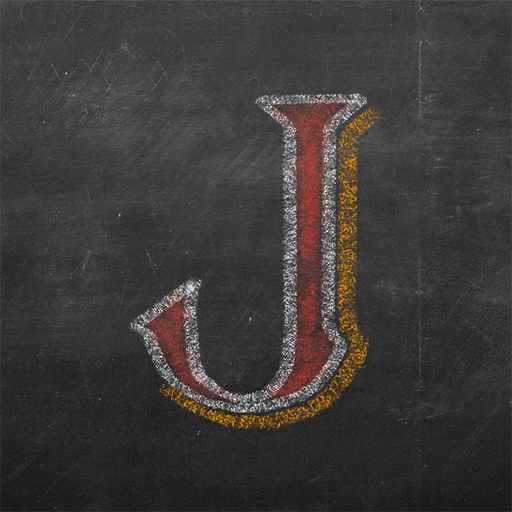
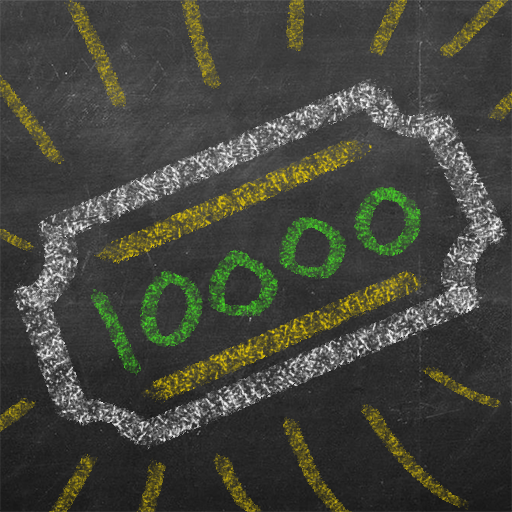
Before/after of a w=512, h=512 layered artwork. What changed in the layer stack:
added layer "Layer 2" above "Layer 1" over [0, 0, 512, 512]
hid "icon_logo" over [128, 93, 385, 430]
